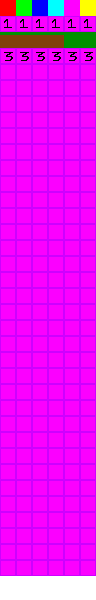
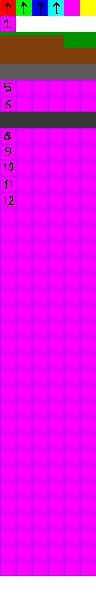
Layers edited between the first and the second 96px x 600px image:
removed layer "Livello incollato" over (x1=81, y1=49, x2=95, y2=63)
painted on "Sfondo" over (x1=0, y1=2, x2=96, y2=205)
